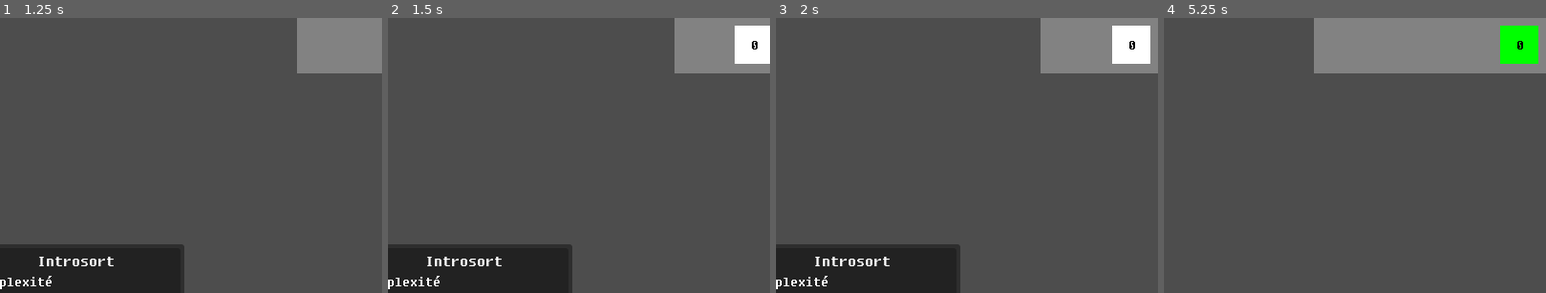
Above: before the commit, frames 1-4 (left to right).
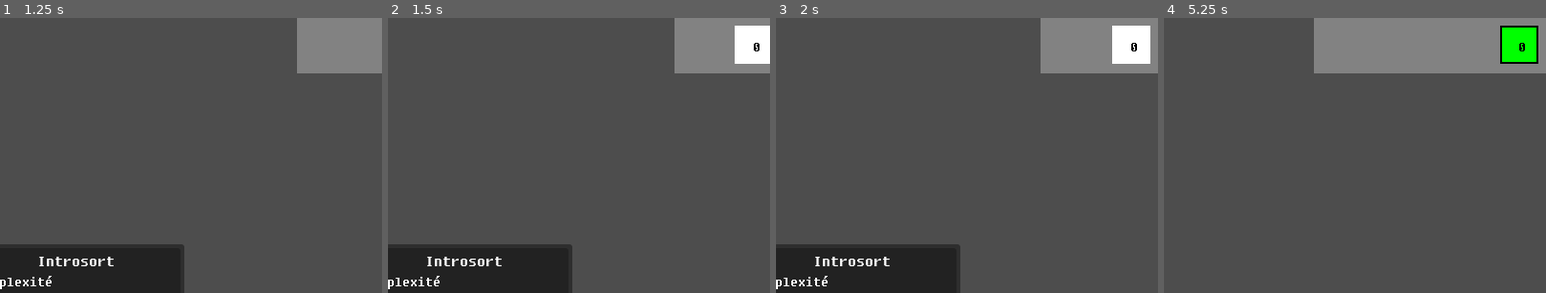
Above: after the commit, the same moments.

Repository: Mo-BiuS/AllSortOfSort
Game: Godot game, scene res://Main.tscn
The game is run twice, just before and just after one commit, with the same random seed, the same clock (stepped at 60 frames per second) and the same inputs.
Inputs:
- Up to frame 1 (1.25 s): click "Clear" at 0.5 s
- Up to frame 2 (1.5 s): click "Add Number" at 1.25 s
- Up to frame 3 (2 s): no input
- Up to frame 4 (5.25 s): click "Introsort" at 2 s; click "Smoothsort" at 2.75 s; click "Timsort" at 3.5 s; click "Tri à bulles" at 4.25 s; click "start" at 5 s
The pictures show only the part of the screen within x 4-54%, y 1-51%; the shares and areas given below are measured in that part.

Frame 1 is identical in both runs. In frame 2, less than 0.1% of the frame differs, in the area x 95-98%, y 8-13%; in frame 3, less than 0.1%; in frame 4, 0.3%, in the area x 88-98%, y 2-17%.

Commit message:
True bubble sort implemented

Diff:
--- a/src/item/ArrayArea.gd
+++ b/src/item/ArrayArea.gd
@@ -87,5 +87,18 @@
 	nb.val = val
 	add_child(nb)
 	nb.global_position = Vector2(global_position.x+size.x-5-nb.size.x,10+global_position.y)
+
+#=========================================
+func setColorAll(val:int):
+	for i in get_children():i.setColor(val)
 func setColor(at:int, val:int):
 	get_children()[at].setColor(val)
+#=========================================
+func deselectAll():
+	for i in get_children():i.deselect()
+func selectAll():
+	for i in get_children():i.select()
+func deselectAt(at:int):
+	get_children()[at].deselect()
+func selectAt(at:int):
+	get_children()[at].select()
--- a/src/item/NumberBlock.gd
+++ b/src/item/NumberBlock.gd
@@ -8,7 +8,8 @@
 const RED = 2;
 const YELLOW = 3;
 
-@onready var numberLabel:Label = $CenterContainer/numberLabel
+@onready var colorRect:ColorRect = $ColorRect
+@onready var numberLabel:Label = $ColorRect/CenterContainer/numberLabel
 var val:int = 0;
 
 func _process(delta):
@@ -18,18 +19,23 @@
 func movingDone()->bool:
 	return goalPos == global_position
 
+func select():
+	self.color = Color(0,0,0)
+func deselect():
+	self.color = Color(255,255,255)
+
 func setColor(i:int):
 	match i:
 		WHITE:
-			self.color = Color(255,255,255)
+			colorRect.color = Color(255,255,255)
 		GREEN:
-			self.color = Color(0,255,0)
+			colorRect.color = Color(0,255,0)
 		RED:
-			self.color = Color(255,0,0)
+			colorRect.color = Color(255,0,0)
 		YELLOW:
-			self.color = Color(255,255,0)
+			colorRect.color = Color(255,255,0)
 		_:
-			self.color = Color(0,0,0)
+			colorRect.color = Color(0,0,0)
 
 func move():
 	if(global_position.x < goalPos.x):
--- a/src/item/NumberBlock.tscn
+++ b/src/item/NumberBlock.tscn
@@ -11,12 +11,20 @@
 offset_bottom = 64.0
 script = ExtResource("1_7h0a3")
 
-[node name="CenterContainer" type="CenterContainer" parent="."]
+[node name="ColorRect" type="ColorRect" parent="."]
+custom_minimum_size = Vector2(36, 36)
+layout_mode = 0
+offset_left = 2.0
+offset_top = 2.0
+offset_right = 38.0
+offset_bottom = 38.0
+
+[node name="CenterContainer" type="CenterContainer" parent="ColorRect"]
 layout_mode = 0
 offset_right = 40.0
 offset_bottom = 40.0
 
-[node name="numberLabel" type="Label" parent="CenterContainer"]
+[node name="numberLabel" type="Label" parent="ColorRect/CenterContainer"]
 layout_mode = 2
 theme_override_colors/font_color = Color(0, 0, 0, 1)
 theme_override_fonts/font = ExtResource("2_38782")
--- a/src/script/Tri à bulles.gd
+++ b/src/script/Tri à bulles.gd
@@ -13,23 +13,34 @@
 
 var pointer = 0;
 var waitTime = 0
+var sorted = true
 
 func solve(delta):
+	print(sorted)
 	if(waitTime > 0):waitTime-=delta
 	elif(mainArray.movingDone()):
 		if(pointer == 0 && mainArray.getSize() > 0):
+			mainArray.deselectAll()
 			mainArray.setColor(0,GREEN)
+			mainArray.selectAt(0)
 			pointer+=1;
 			waitTime = 0.5
 		elif(pointer < mainArray.getSize()):
+			mainArray.deselectAt(pointer-1)
+			mainArray.selectAt(pointer)
 			if(mainArray.getValue(pointer) < mainArray.getValue(pointer-1)):
-				mainArray.setColor(pointer,YELLOW)
-				mainArray.setColor(pointer-1,YELLOW)
 				mainArray.swap(pointer,pointer-1)
-				pointer-=1;
+				if(sorted):
+					mainArray.setColorAll(WHITE)
+					sorted = false
 			else:
-				mainArray.setColor(pointer,GREEN)
+				if(sorted):mainArray.setColor(pointer,GREEN)
 				pointer+=1;
 				waitTime = 0.5
 		else:
-			main.done()
+			if(sorted):
+				mainArray.deselectAll()
+				main.done()
+			else:
+				pointer = 0
+				sorted = true
